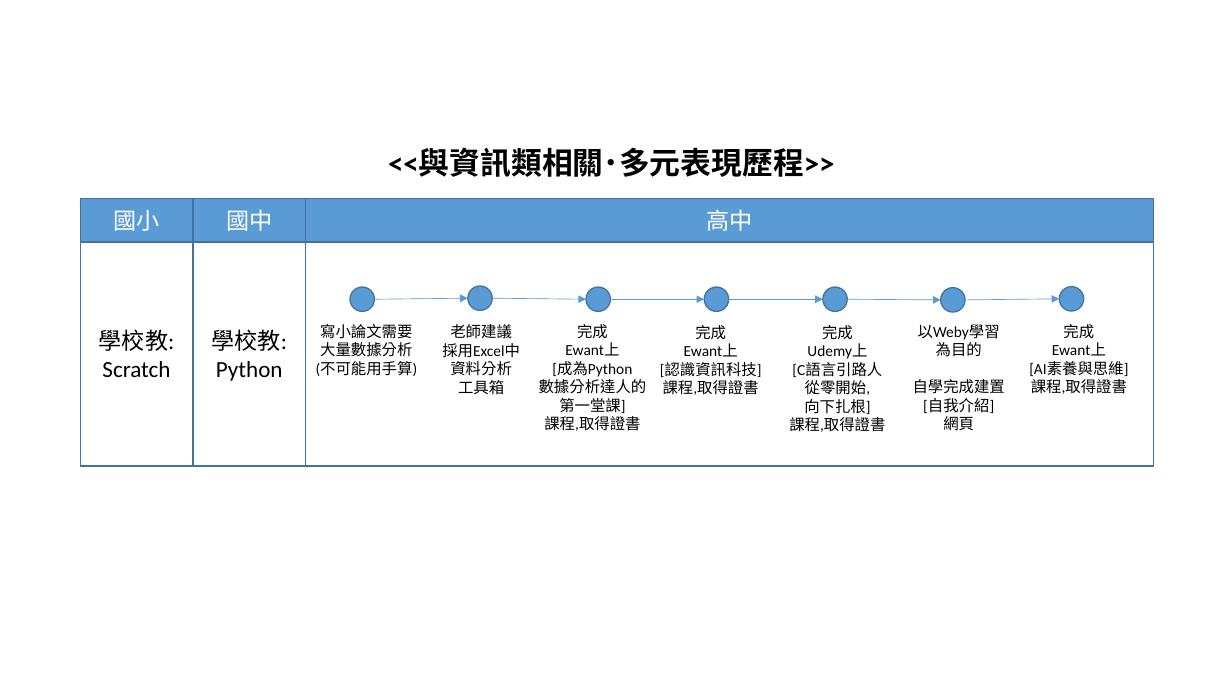
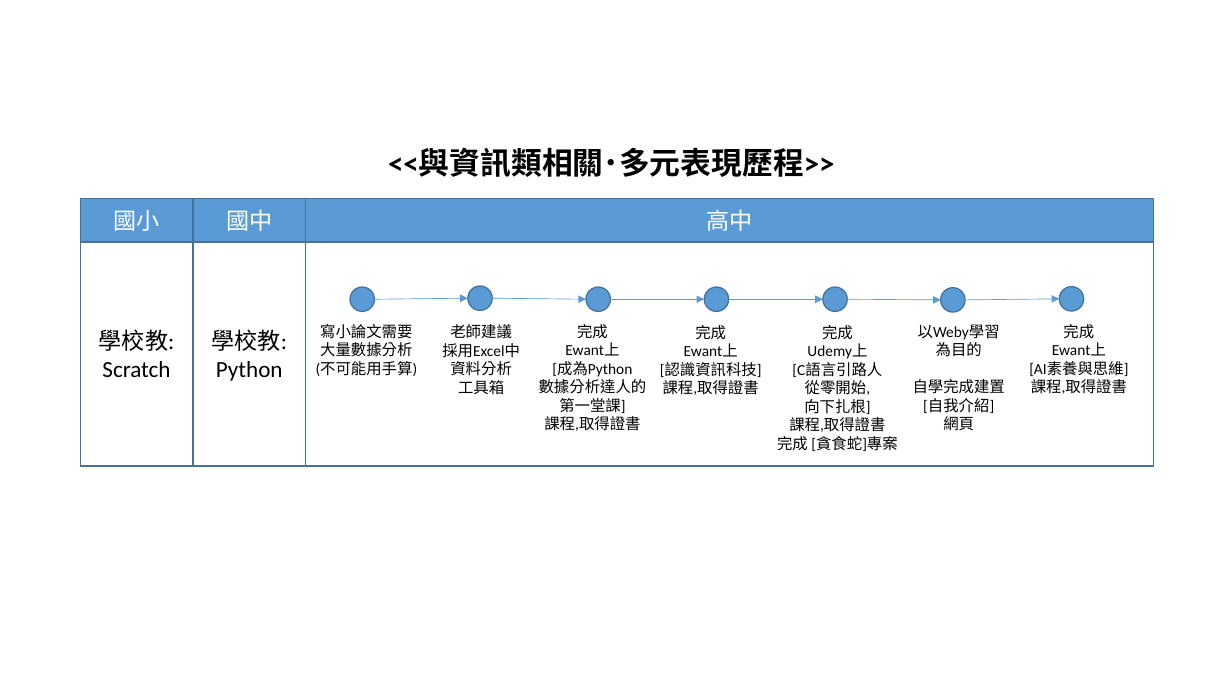
Before and after one commit to cyt-0/about-a, a slide deck: slide 1 of 簡報1.pptx. Drawn at 1232x693 pixels with LibreOffice and Linux fonts; fonts in the diff are those of the drawing. Boxes give left, top, right and bottom in pixels: in the first picture for what was removed or moved away, otherwise in the second. Text is boxed around its words. In the diff, an @@ line names an element or a change of style, - is before the commit and + after.

```diff
--- a/簡報1.pptx
+++ b/簡報1.pptx
@@ text "完成": place and size @@
-text "完成" at bbox=[789, 325, 885, 432]
+text "完成" at bbox=[777, 325, 897, 451]
@@ text at bbox=[777, 436, 897, 451]: paragraph added @@
+完成 [貪食蛇]專案
```
Also in this commit, not shown: 1 other slide changed, 1 slide removed.
